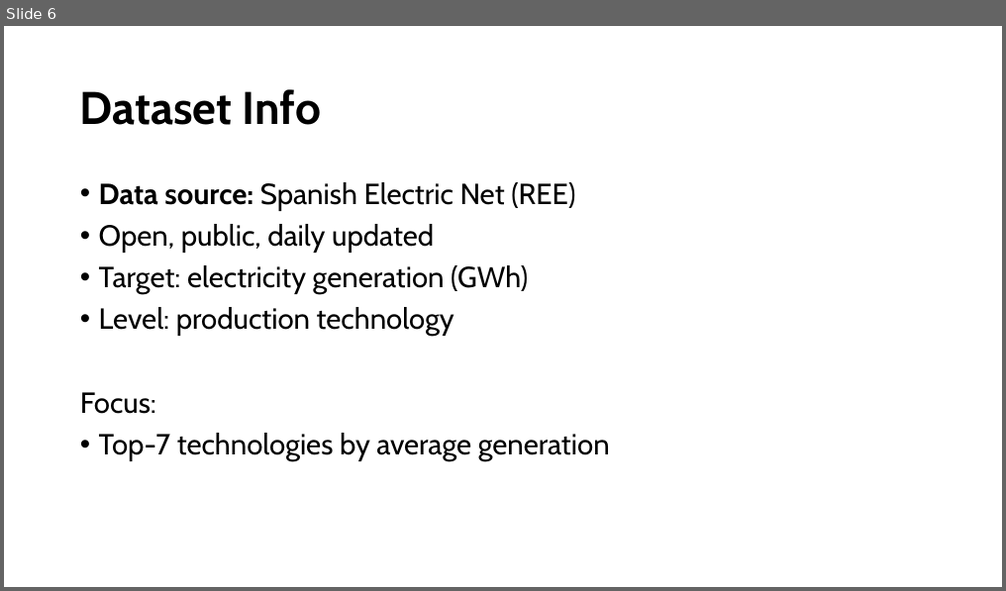
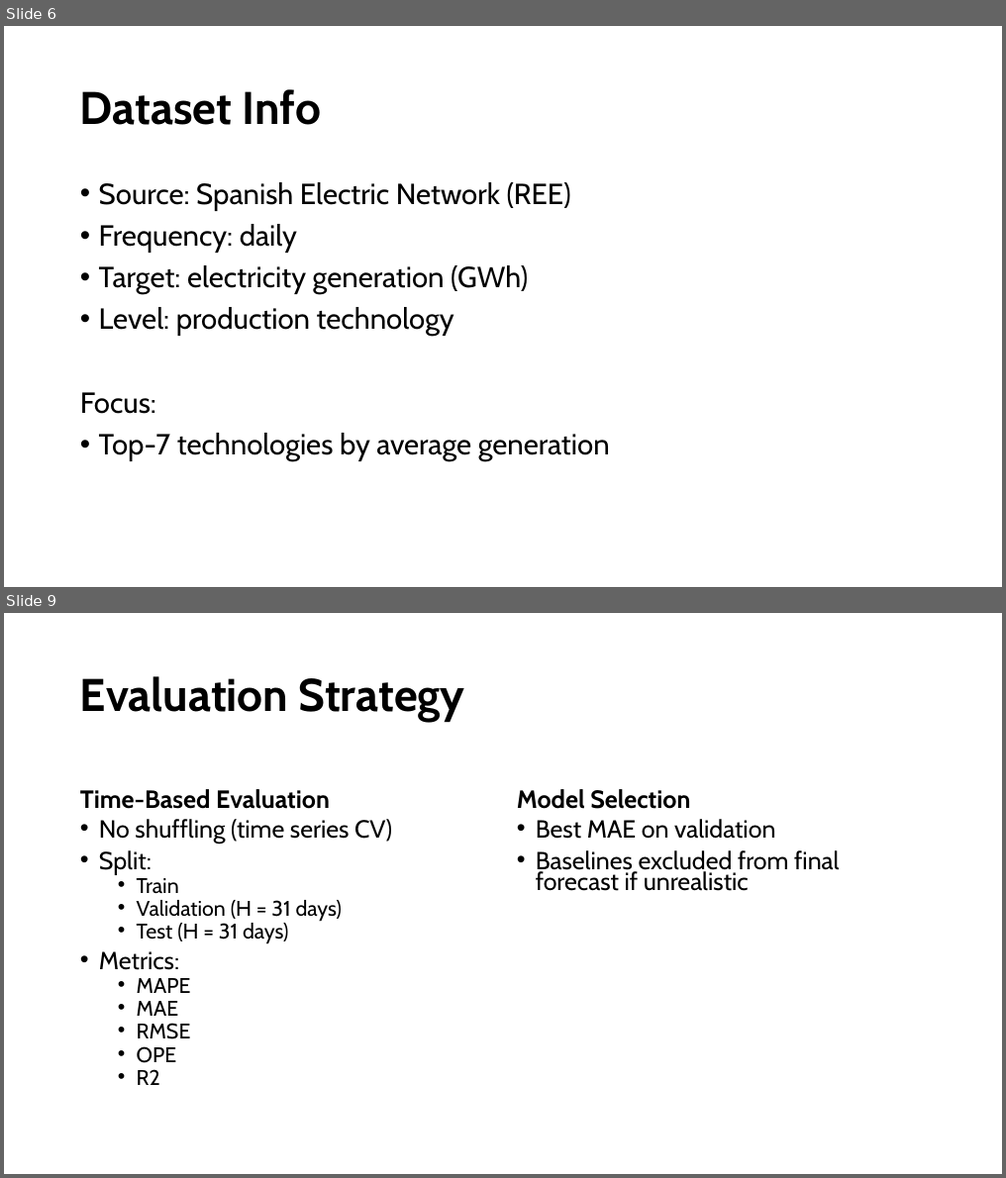
Before and after one commit to mireiamonbu/Spanish-Forecasters-MireiaMontoya-EnriqueRuiz, a slide deck: presentation/CapstonProject.pptx. Shown one above the other, each under a label of ours: slide 6 before the commit, slides 6 and 9 after it; the slides between them are not shown. The pictures are 1006x591 and 1006x1178 pixels, drawn with LibreOffice and Linux fonts; fonts in the diff are those of the drawing. Boxes give left, top, right and bottom in pixels: in the first picture for what was removed or moved away, otherwise in the second. Text is boxed around its words. In the diff, an @@ line names an element or a change of style, - is before the commit and + after.

```diff
--- a/presentation/CapstonProject.pptx
+++ b/presentation/CapstonProject.pptx
@@ slide 9 added at <box>4,613,1002,1174</box>, background #FFFFFF @@
@@ title added at <box>80,676,465,722</box>, 44 pt, text #000000, bold @@
+Evaluation Strategy
@@ text added at <box>80,789,330,809</box>, 24 pt, text #000000, bold @@
+Time-Based Evaluation
@@ text added at <box>517,789,690,809</box>, 24 pt, text #000000, bold @@
+Model Selection
@@ text added at <box>99,819,392,1085</box>, 20.4 pt, text #000000 @@
+• No shuffling (time series CV)
+• Split:
+  • Train
+  • Validation (H = 31 days)
+  • Test (H = 31 days)
+• Metrics:
+  • MAPE
+  • MAE
+  • RMSE
+  • OPE
+  • R2
@@ text added at <box>536,819,839,891</box>, 23.8 pt, text #000000 @@
+• Best MAE on validation
+• Baselines excluded from final forecast if unrealistic
@@ slide 6 changed as well @@
@@ text at <box>99,182,571,253</box>: text changed @@
-• Data source: Spanish Electric Net (REE)
-• Open, public, daily updated
+• Source: Spanish Electric Network (REE)
+• Frequency: daily
```
Also in this commit, not shown: 4 other slides changed, 5 other slides added, 2 slides removed, 1 other file.
